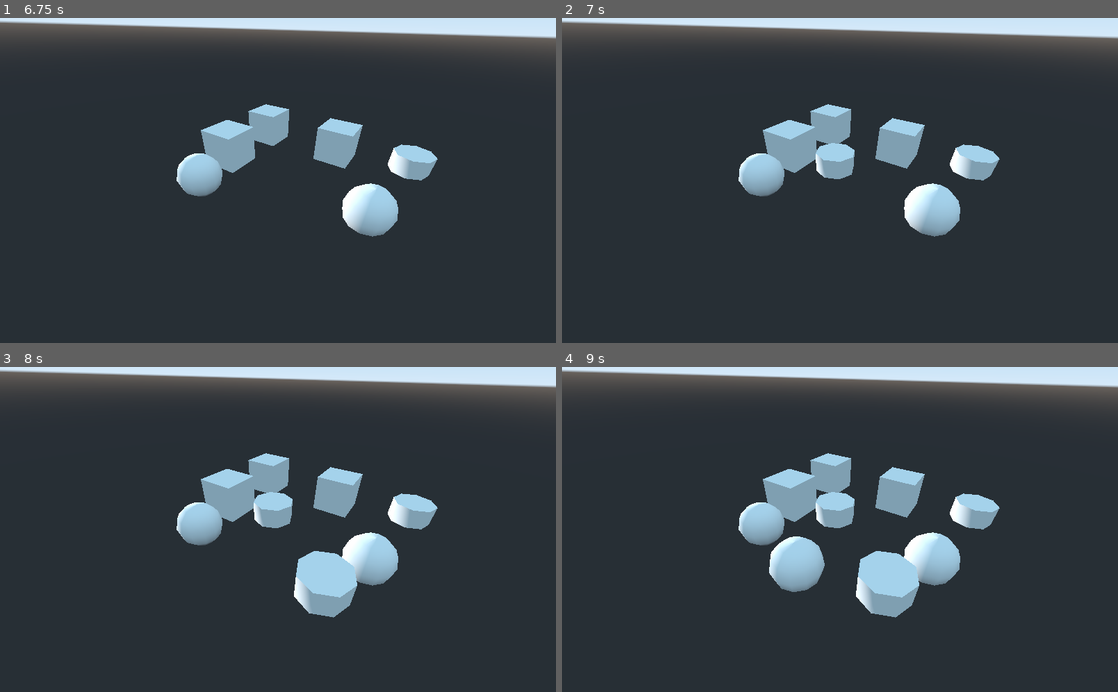
Above: before the commit, frames 1-4 (two rows, left to right).
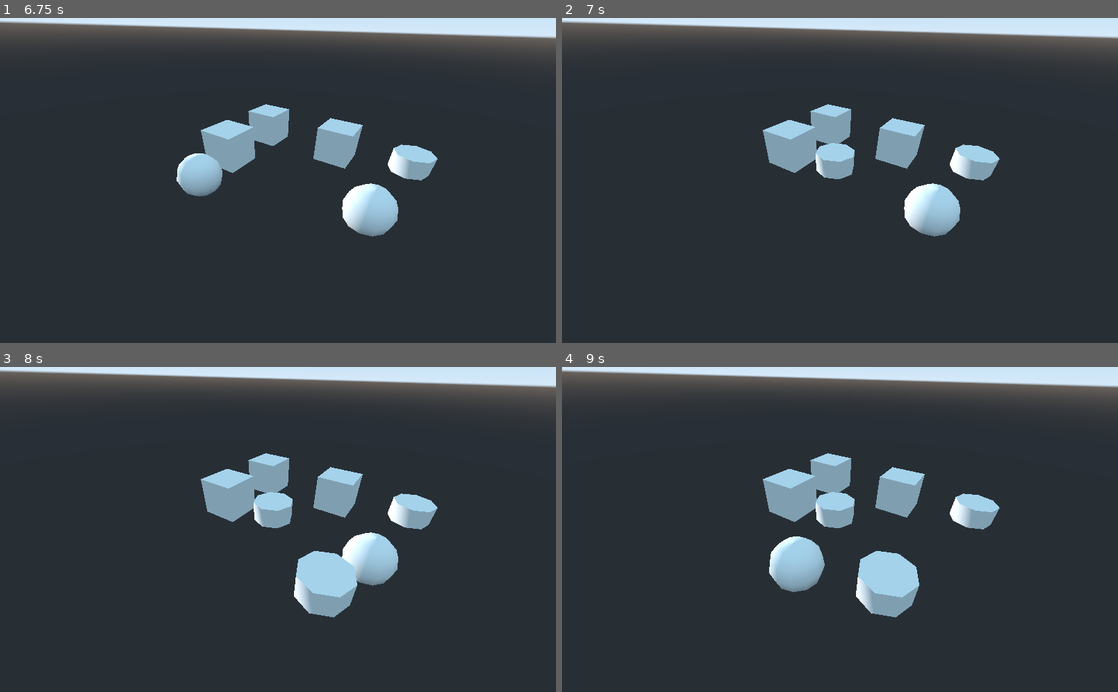
Above: after the commit, the same moments.

Repository: Marcin-sys/gameculling2
Game: Godot game, scene res://scenes/object_spawning_test.tscn
Same seed, same stepped clock (60 frames per second), same inputs: the game is played once before the commit and once after it.
Inputs:
- Up to frame 1 (6.75 s): tap Enter at 0.5, 2.75, 4.25 s; tap Space at 1.25, 3.5, 5.75 s
- Up to frame 2 (7 s): no input
- Up to frame 3 (8 s): no input
- Up to frame 4 (9 s): no input

Frame 1 is identical in both runs. In frame 2, 0.9% of the frame differs, in the area x 31-40%, y 41-55%; in frame 3, 0.9%; in frame 4, 2.0%, in the area x 31-72%, y 41-68%.
Error before the commit: Parse Error: The identifier "time_left" isn't declared in the current scope. (res://assets/code/circle.gd:13)

Commit message:
WIP
 refactored code: changed object now spawn and disappear after some time, random time of disappear inside  object

Diff:
--- a/Gameculling/assets/code/circle.gd
+++ /dev/null
@@ -1,17 +0,0 @@
-extends Spatial
-
-onready var node_generator = get_node('spawner_circle')
-var rng = RandomNumberGenerator.new() # Make seed for number.
-var my_object_id = 0
-var time_when_disappear
-
-func _ready():
-    time_when_disappear = node_generator.time_disappear()
-
-func _process(delta):
-
-    time_left += delta
-
-    if time_left > time_when_disappear:
-        print("jestem obiektem nr:" + my_object_id + "i wsłaśnie umarłem")
-        time_left = 0 #TODO: usunac po dodaniu zabijania
--- /dev/null
+++ b/Gameculling/assets/code/object.gd
@@ -0,0 +1,24 @@
+extends Spatial
+
+
+var rng = RandomNumberGenerator.new() # Make seed for number.
+var my_object_id = 0
+var time_left = 0
+var time_when_disappear
+
+
+func _ready():
+	rng.randomize()
+	time_when_disappear = rng.randi_range(5, 10)
+
+func _process(delta):
+
+
+	time_left += delta
+	print(time_when_disappear," : czas obiektu : ",time_left)
+
+
+	if time_left > time_when_disappear:
+		print("jestem obiektem nr:", my_object_id , "i wsłaśnie umarłem")
+		queue_free()
+		time_left = 0 #TODO: usunac po dodaniu zabijania
--- a/Gameculling/assets/code/spawner_circle.gd
+++ b/Gameculling/assets/code/spawner_circle.gd
@@ -3,7 +3,12 @@
 const cube_scene = preload("res://scenes/cube.tscn")
 const cylinder_scene = preload("res://scenes/cylinder.tscn")
 const sphere_scene = preload("res://scenes/sphere.tscn")
-#onready var _self = get_node("res://assets/code/spawner_circle.gd")
+
+# Time limit's
+const TIME_SPAN_MAX = 4							# Time period MAX till function spawn another object
+const TIME_SPAN_MIN = 1	      					# Time period MIN till function spawn another object
+var TIME_SPAN									# Time period till function spawn another object
+var time_left = 0								# Timer
 
 # Circle
 const radius = 20								# Circle radius
@@ -16,21 +21,21 @@
 var number_of_object_can_spawn					# Random number from MIN to MAX that can spawn inside of circle
 const NUMBER_OF_OBJECT_MAX = 20					# MAX number of object that can spawn inside circle
 const NUMBER_OF_OBJECT_MIN = 10					# MIN number of object that can spawn inside circle
-var temporary = Generator.new()
+
+
+var temporary
 var rng = RandomNumberGenerator.new()  			# Make seed for number.
+
 var scenes									# Make scenes of object's.
 var store_flag = [] 						# Store position of spawned object
 var scene_objects_dict = {}
 var last_dict_id = 0
 
-# Time limit's
-const TIME_SPAN_MAX = 4							# Time period MAX till function spawn another object
-const TIME_SPAN_MIN = 1	      					# Time period MIN till function spawn another object
-var TIME_SPAN									# Time period till function spawn another object
-var time_left = 0								# Timer
+func time_disappear():
+	rng.randomize()
+	var time_when_disappear = rng.randi_range(5, 10)
+	return time_when_disappear
 
-func time_to_disappear():
-	return rng.randi_range(1, 10)
 
 func check_if_there_is_something_in_this_place(position_object_edge_circle):
 
@@ -39,18 +44,26 @@
 		store_flag.append(position_object_edge_circle)
 		print("storage is:", store_flag)
 		return "There is nothing in this position"
+
 	return "There is something in this position"
 
 func generate_object():
+
 	var posible_angle = [0]
+
 	for i in range(1, count_segments):
 		var count_angle = i * angle_step
 		posible_angle.append(count_angle)
+
 	var angle_random = posible_angle[randi() % posible_angle.size()]  # Random angle for object
+
 
 	var direction = Vector3(cos(angle_random), 0, sin(angle_random))
 	var position_object_edge_circle = center + direction * radius
+
 	if check_if_there_is_something_in_this_place(position_object_edge_circle) == "There is nothing in this position":
+
+
 		var scenes = [cube_scene, cylinder_scene, sphere_scene]
 
 		var temporary_object = scenes[randi() % scenes.size()].instance()
@@ -60,32 +73,38 @@
 	else:
 		pass
 
+
 func add_scene_object_to_dict(object):
 	scene_objects_dict[last_dict_id] = object
+
 	last_dict_id += 1
+
 
 func _ready():
 	rng.randomize()
 	TIME_SPAN = rng.randi_range(TIME_SPAN_MIN, TIME_SPAN_MAX)
-	# Called every frame. 'delta' is the elapsed time since the previous frame.
 
-func process(delta):
+
+# Called every frame. 'delta' is the elapsed time since the previous frame.
+func _process(delta):
 
 	time_left += delta
+	print("czas generatora",time_left)  # do usuniecia
+
 	if time_left > TIME_SPAN:
 		# Random time
 		TIME_SPAN = rng.randi_range(TIME_SPAN_MIN, TIME_SPAN_MAX)
 		print('Time to next spawn:', TIME_SPAN, 's')
 		# Reset time_left.
 		time_left = 0
-		var temp = temporary.generate_object()
+
+		var temp = generate_object()
+
 		# If in time limit nothing spawn then fast forward.
 		if temp == null:
 			TIME_SPAN = 0
-		Generator.add_scene_object_to_dict(temp)
+
+		add_scene_object_to_dict(temp)
 		self.add_child(temp)
 	else:
 		pass
-
-	var time_now = delta
-	return time_now
--- a/Gameculling/scenes/cube.tscn
+++ b/Gameculling/scenes/cube.tscn
@@ -1,6 +1,6 @@
 [gd_scene load_steps=2 format=2]
 
-[ext_resource path="res://assets/code/circle.gd" type="Script" id=1]
+[ext_resource path="res://assets/code/object.gd" type="Script" id=1]
 
 [node name="cube" type="Spatial"]
 script = ExtResource( 1 )
--- a/Gameculling/scenes/cylinder.tscn
+++ b/Gameculling/scenes/cylinder.tscn
@@ -1,6 +1,6 @@
 [gd_scene load_steps=2 format=2]
 
-[ext_resource path="res://assets/code/circle.gd" type="Script" id=1]
+[ext_resource path="res://assets/code/object.gd" type="Script" id=1]
 
 [node name="cylinder" type="Spatial"]
 script = ExtResource( 1 )
--- a/Gameculling/scenes/sphere.tscn
+++ b/Gameculling/scenes/sphere.tscn
@@ -1,6 +1,6 @@
 [gd_scene load_steps=2 format=2]
 
-[ext_resource path="res://assets/code/circle.gd" type="Script" id=1]
+[ext_resource path="res://assets/code/object.gd" type="Script" id=1]
 
 [node name="sphere" type="Spatial"]
 script = ExtResource( 1 )
